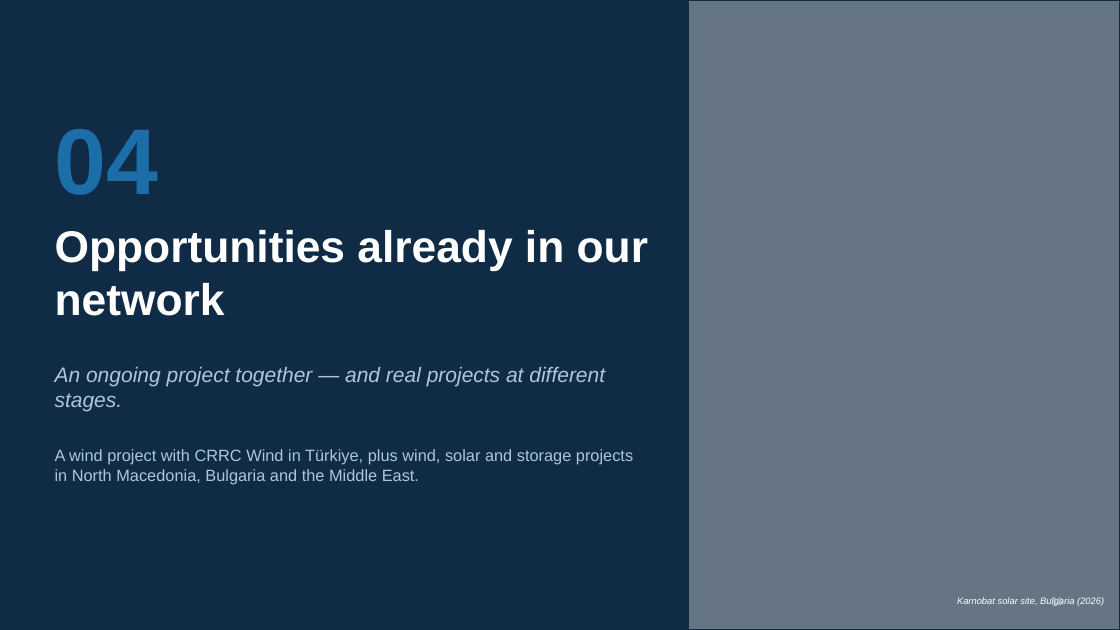
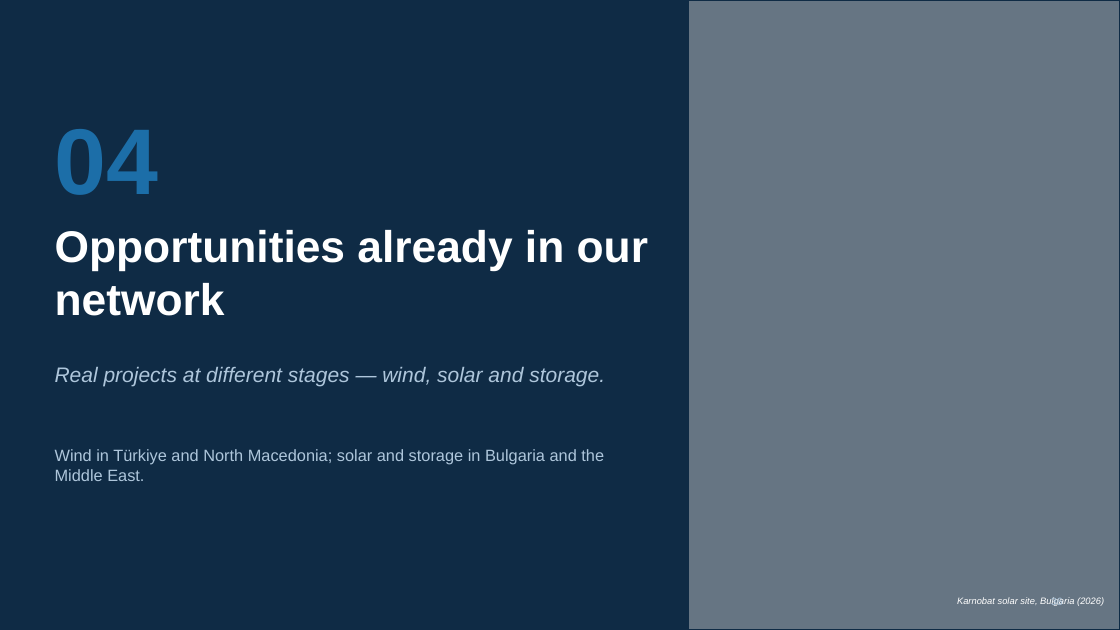
Before and after one commit to taimoorRazi/MultiTransformer, a slide deck: slide 36 of CRRC_Partnership/Ulusoy - CRRC Partnership.pptx. Drawn at 1120x630 pixels with LibreOffice and Linux fonts; fonts in the diff are those of the drawing; grey boxes stand for pictures; background and template pictures are left out. Boxes give left, top, right and bottom in pixels: in the first picture for what was removed or moved away, otherwise in the second. Text is boxed around its words. In the diff, an @@ line names an element or a change of style, - is before the commit and + after.

```diff
--- a/CRRC_Partnership/Ulusoy - CRRC Partnership.pptx
+++ b/CRRC_Partnership/Ulusoy - CRRC Partnership.pptx
@@ text at <box>55,367,605,386</box>: text changed @@
-An ongoing project together — and real projects at different stages.
+Real projects at different stages — wind, solar and storage.
@@ text at <box>55,449,604,481</box>: text changed @@
-A wind project with CRRC Wind in Türkiye, plus wind, solar and storage projects in North Macedonia, Bulgaria and the Middle East.
+Wind in Türkiye and North Macedonia; solar and storage in Bulgaria and the Middle East.
```
Also in this commit, not shown: 9 other slides changed, 13 other files.
